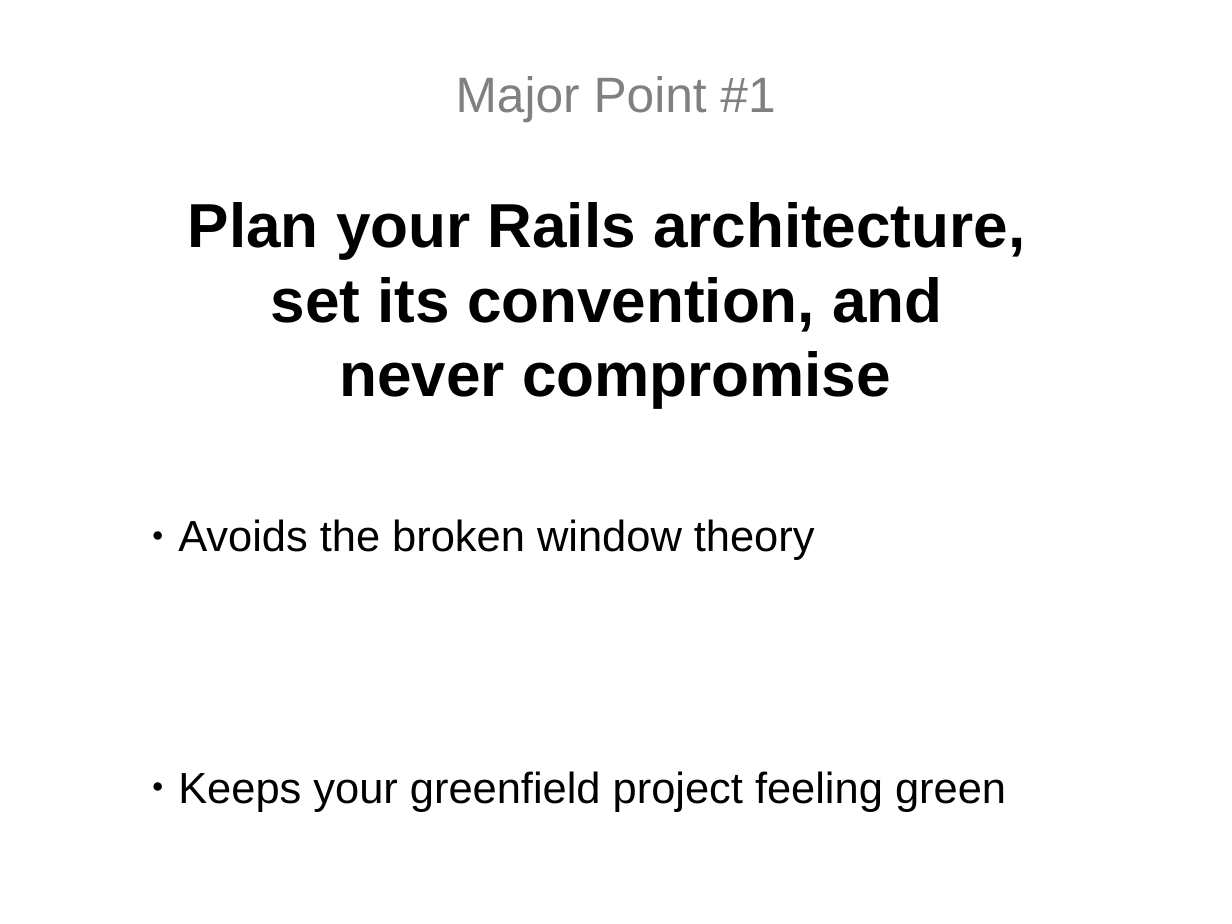
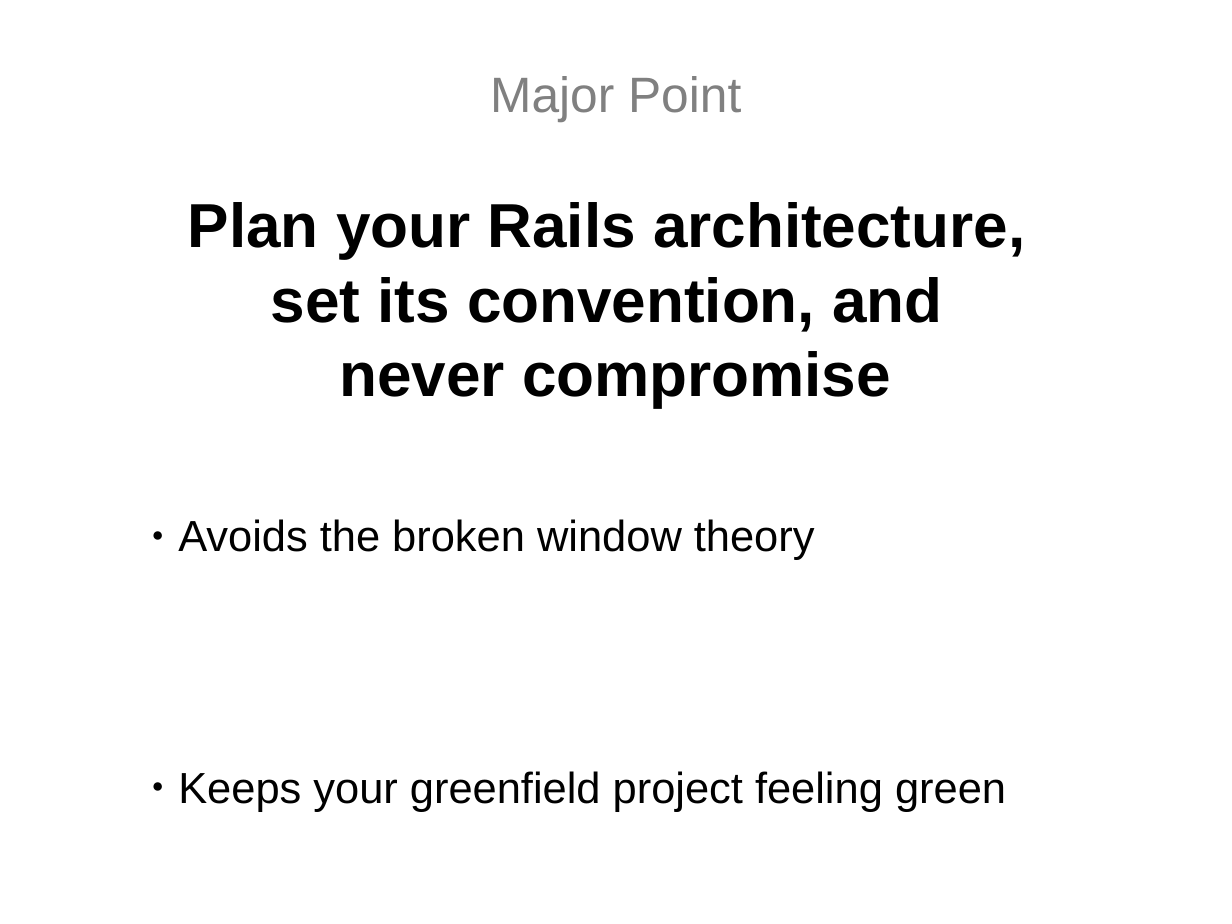
Before and after one commit to topdan/growing-your-rails-app, a slide deck: slide 17 of growing-your-rails-app.odp. Drawn at 1232x924 pixels with LibreOffice and Linux fonts; fonts in the diff are those of the drawing. Boxes give left, top, right and bottom in pixels: in the first picture for what was removed or moved away, otherwise in the second. Text is boxed around its words. In the diff, an @@ line names an element or a change of style, - is before the commit and + after.

```diff
--- a/growing-your-rails-app.odp
+++ b/growing-your-rails-app.odp
@@ title at [490, 76, 741, 121]: text changed @@
-Major Point #1
+Major Point
```
Also in this commit, not shown: 1 other slide changed, 5 other files.
